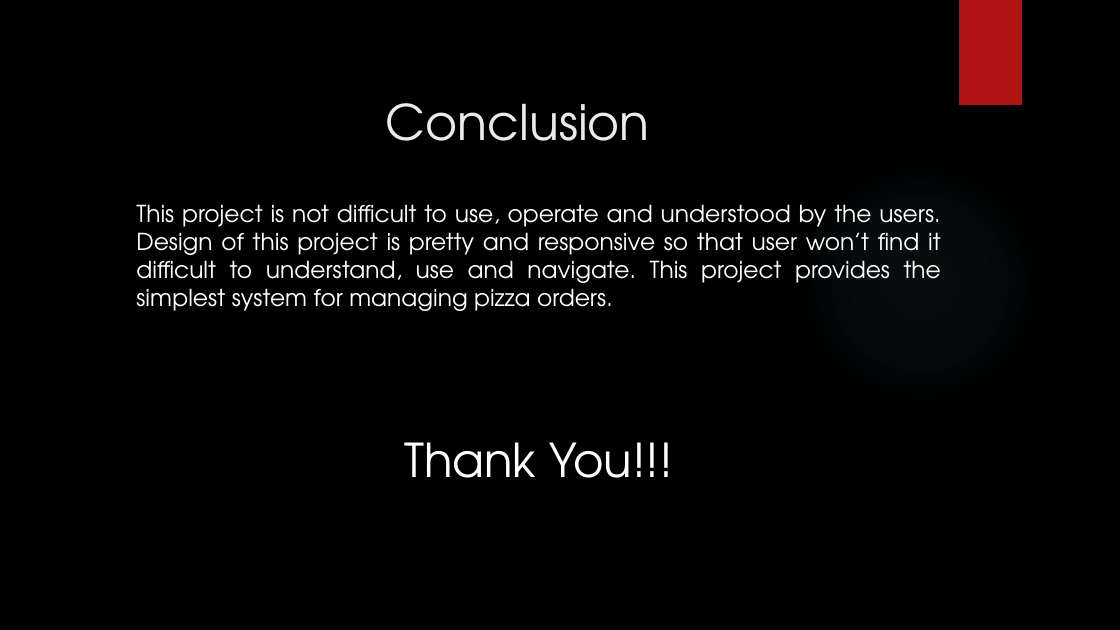
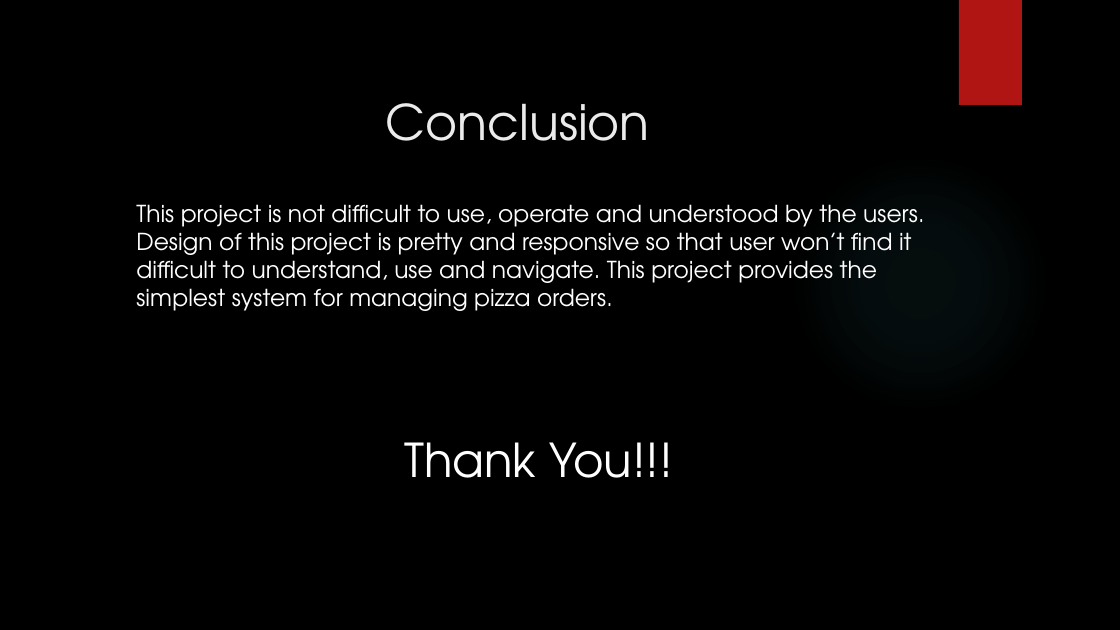
Before and after one commit to nsuspring2019cse299sec4/Group-7, a slide deck: slide 6 of Project Idea.pptx. Drawn at 1120x630 pixels with LibreOffice and Linux fonts; fonts in the diff are those of the drawing; background and template pictures are left out. Boxes give left, top, right and bottom in pixels: in the first picture for what was removed or moved away, otherwise in the second. Text is boxed around its words. In the diff, an @@ line names an element or a change of style, - is before the commit and + after.

Commit message:
Revert "Some text aliged"
This reverts commit a54a2fb7af6ff1f0c6ce8dd05e74ab9fc694bd82.

```diff
--- a/Project Idea.pptx
+++ b/Project Idea.pptx
@@ text at (136, 204, 924, 311): alignment justified to left @@
```
